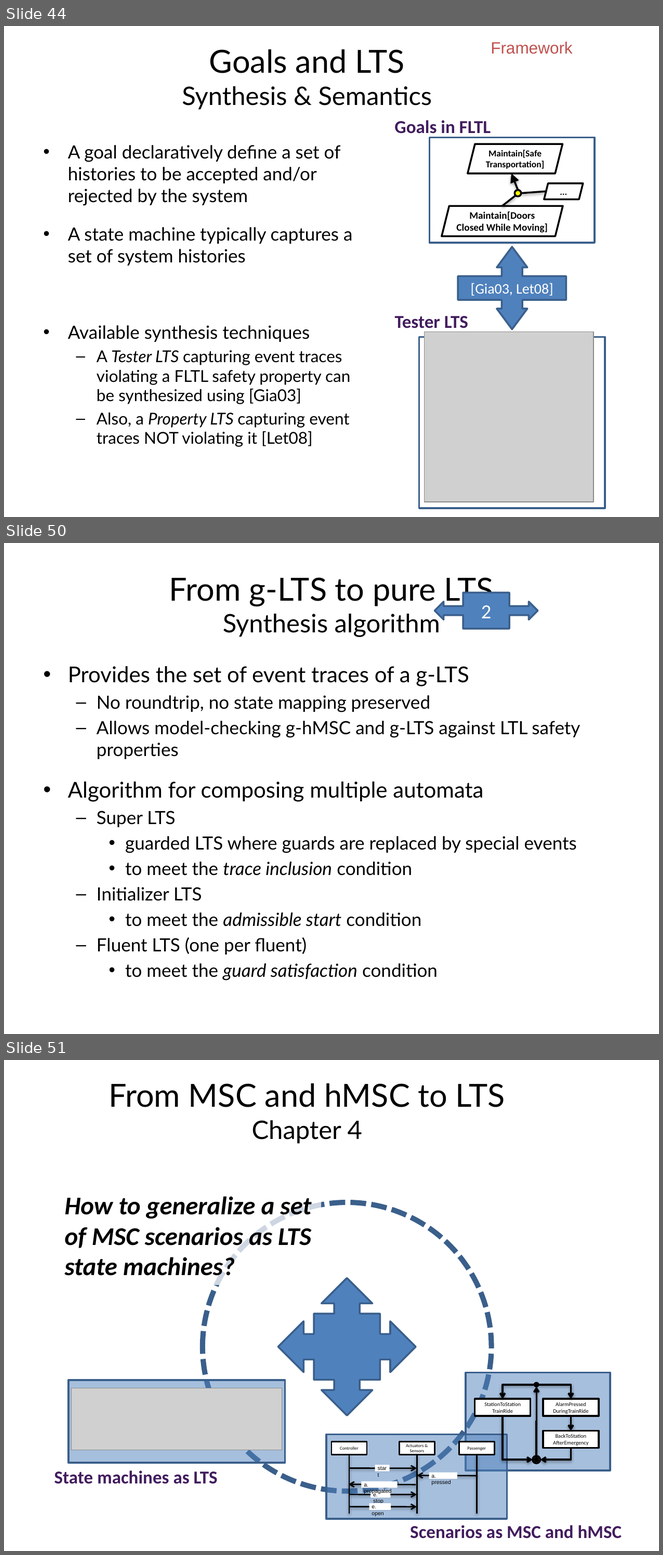
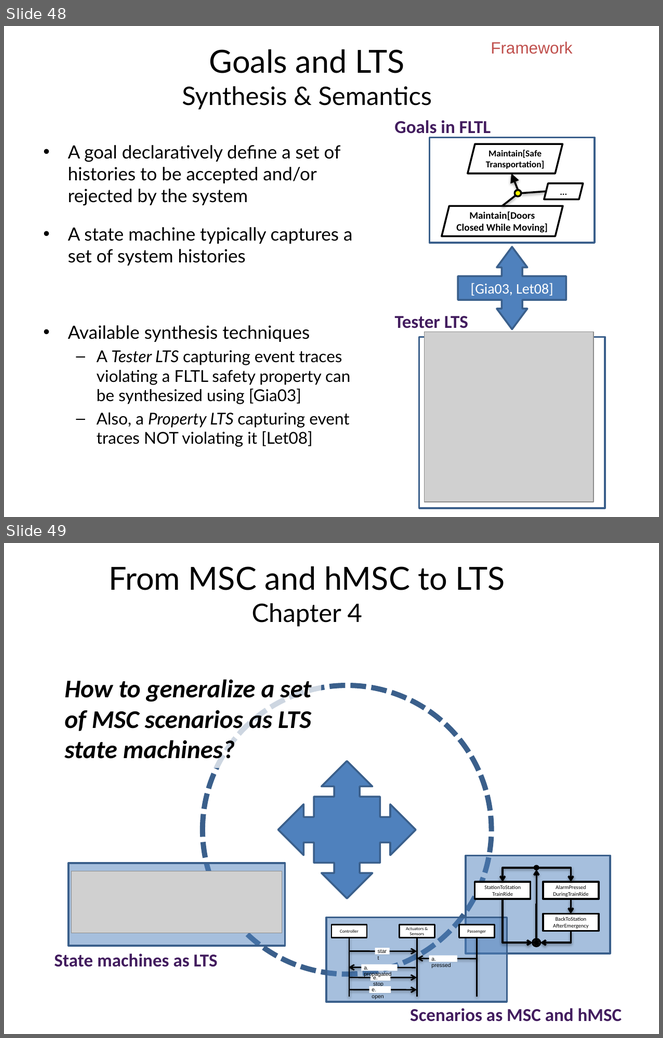
Before and after one commit to blambeau/phd, a slide deck: private-defense/slides.pptx. Shown one above the other, each under a label of ours: slides 44, 50 and 51 before the commit, slides 48 and 49 after it; the slides between them are not shown. The pictures are 663x1555 and 663x1038 pixels, drawn with LibreOffice and Linux fonts; fonts in the diff are those of the drawing; grey boxes stand for pictures. Boxes give left, top, right and bottom in pixels: in the first picture for what was removed or moved away, otherwise in the second. Text is boxed around its words. In the diff, an @@ line names an element or a change of style, - is before the commit and + after.

```diff
--- a/private-defense/slides.pptx
+++ b/private-defense/slides.pptx
@@ slide 50 removed at (x1=4, y1=543, x2=659, y2=1034), background #FFFFFF @@
@@ title removed at (x1=169, y1=577, x2=494, y2=637) @@
-From g-LTS to pure LTS
-Synthesis algorithm
@@ left right arrow callout removed at (x1=435, y1=593, x2=538, y2=629) @@
-2
@@ text removed at (x1=68, y1=666, x2=580, y2=981) @@
-• Provides the set of event traces of a g-LTS
-  – No roundtrip, no state mapping preserved
-  – Allows model-checking g-hMSC and g-LTS against LTL safety properties
-• Algorithm for composing multiple automata
-  – Super LTS
-    • guarded LTS where guards are replaced by special events
-    • to meet the trace inclusion condition
-  – Initializer LTS
-    • to meet the admissible start condition
-  – Fluent LTS (one per fluent)
-    • to meet the guard satisfaction condition
@@ what was slide 44 is now slide 48 @@
@@ what was slide 51 is now slide 49 @@
```
Also in this commit, not shown: 4 slides changed, 9 slides added, 33 other slides removed.
